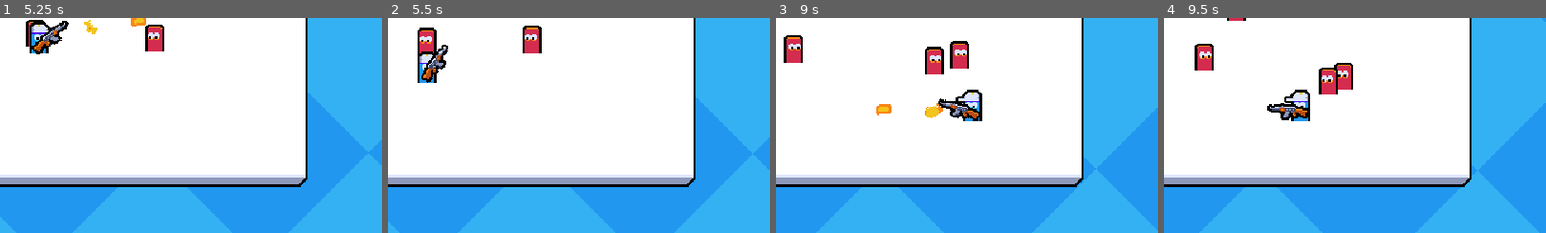
Above: before the commit, frames 1-4 (left to right).
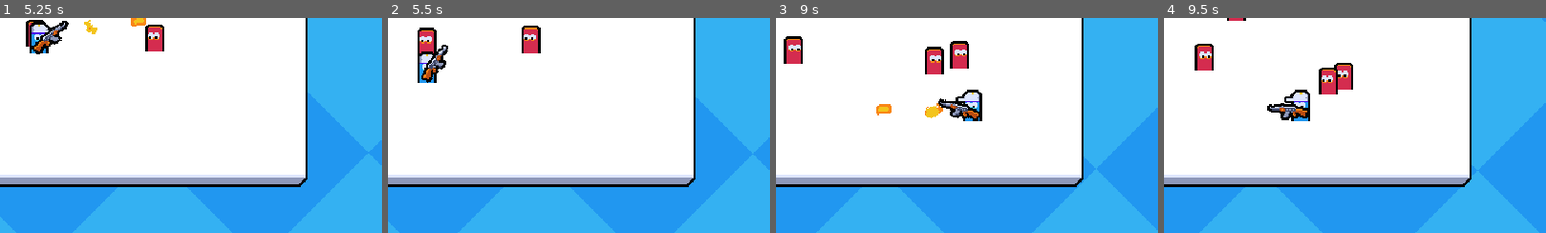
Above: after the commit, the same moments.

Repository: exglegaming/Multiplayer-Course
Game: Godot game, scene res://scenes/levels/main.tscn
Same seed, same stepped clock (60 frames per second), same inputs: the game is played once before the commit and once after it. This scene is started directly instead of the project's main scene.
Inputs (mouse positions are % of the whole screen's width and height, from its top left):
- Up to frame 1 (5.25 s): move the mouse to (72, 45) at 0.52 s; hold D (move_right) 0.53-1.28 s; click (72, 45) at 0.6 s; move the mouse to (30, 55) at 1.27 s; hold S (move_down) 1.28-2.03 s; click (30, 55) at 1.35 s; move the mouse to (60, 28) at 2.02 s; hold D (move_right) 2.03-2.78 s; click (60, 28) at 2.1 s; move the mouse to (45, 70) at 2.77 s; hold W (move_up) 2.78-3.53 s; click (45, 70) at 2.85 s; move the mouse to (80, 65) at 3.52 s; hold A (move_left) 3.53-5.03 s; click (80, 65) at 3.6 s; move the mouse to (20, 35) at 4.27 s; click (20, 35) at 4.35 s; move the mouse to (55, 50) at 5.02 s; hold S (move_down) from 5.03 s (still down); click (55, 50) at 5.1 s
- Up to frame 2 (5.5 s): keep holding S (move_down)
- Up to frame 3 (9 s): move the mouse to (35, 25) at 5.77 s; release S (move_down) at 5.78 s; hold D (move_right) 5.78-6.53 s; click (35, 25) at 5.85 s; move the mouse to (72, 45) at 6.52 s; hold W (move_up) 6.53-7.28 s; click (72, 45) at 6.6 s; move the mouse to (30, 55) at 7.27 s; hold D (move_right) 7.28-8.03 s; click (30, 55) at 7.35 s; move the mouse to (60, 28) at 8.02 s; hold S (move_down) 8.03-8.78 s; click (60, 28) at 8.1 s; move the mouse to (45, 70) at 8.77 s; hold A (move_left) from 8.78 s (still down); click (45, 70) at 8.85 s
- Up to frame 4 (9.5 s): keep holding A (move_left)
The pictures show only the part of the screen within x 45-95%, y 48-98%; the shares and areas given below are measured in that part.

Frame 1 is identical in both runs. In frame 2, 0.2% of the frame differs, in the area x 35-41%, y 3-17%; in frame 3, 0.1%; in frame 4, nothing differs.

Commit message:
added enemy state machine

Diff:
--- a/scripts/entities/enemy/enemy.gd
+++ b/scripts/entities/enemy/enemy.gd
@@ -4,7 +4,7 @@
 const PLAYER: StringName = "player"
 
 var target_position: Vector2
-var is_spawning: bool
+var state_machine: CallableStateMachine = CallableStateMachine.new()
 
 @onready var target_acquisistion_timer: Timer = $TargetAcquisitionTimer
 @onready var health_component: HealthComponent = $HealthComponent
@@ -12,65 +12,77 @@
 
 
 func _ready() -> void:
-  target_acquisistion_timer.timeout.connect(_on_target_aqcuisition_timer_timeout)
+	state_machine.add_states(state_spawn, enter_state_spawn, Callable())
+	state_machine.add_states(state_normal, enter_state_normal, Callable())
+	state_machine.set_initial_state(state_spawn)
 
-  play_spawn_animation()
+	target_acquisistion_timer.timeout.connect(_on_target_aqcuisition_timer_timeout)
 
-  if is_multiplayer_authority():
-    health_component.died.connect(_on_died)
-    acquire_target()
+	if is_multiplayer_authority():
+		health_component.died.connect(_on_died)
 
 
 func _process(_delta: float) -> void:
-  if is_multiplayer_authority() && !is_spawning:
-    velocity = global_position.direction_to(target_position) * 40
-    move_and_slide()
+	state_machine.update()
+	if is_multiplayer_authority():
+		move_and_slide()
 
-  if !is_spawning:
-    flip()
+
+func enter_state_spawn() -> void:
+	var tween: Tween = create_tween()
+	tween.tween_property(visuals, "scale", Vector2.ONE, .4)\
+		.from(Vector2.ZERO)\
+		.set_ease(Tween.EASE_OUT)\
+		.set_trans(Tween.TRANS_BACK)
+
+	await tween.finished
+	state_machine.change_state(state_normal)
+
+
+func state_spawn() -> void:
+	pass
+
+
+func enter_state_normal() -> void:
+	if is_multiplayer_authority():
+		acquire_target()
+
+
+func state_normal() -> void:
+	if is_multiplayer_authority():
+		velocity = global_position.direction_to(target_position) * 40
+	flip()
 
 
 func flip() -> void:
-  visuals.scale = Vector2.ONE if target_position.x > global_position.x else Vector2(-1, 1)
-
-
-func play_spawn_animation() -> void:
-  is_spawning = true
-  var tween: Tween = create_tween()
-  tween.tween_property(visuals, "scale", Vector2.ONE, .4)\
-    .from(Vector2.ZERO)\
-    .set_ease(Tween.EASE_OUT)\
-    .set_trans(Tween.TRANS_BACK)
-
-  await tween.finished
-  is_spawning = false
+	visuals.scale = Vector2.ONE if target_position.x > global_position.x else Vector2(-1, 1)
 
 
 func acquire_target() -> void:
-  var players := get_tree().get_nodes_in_group(PLAYER)
-  var nearest_player: Player = null
-  var nearest_squared_distance: float
+	var players := get_tree().get_nodes_in_group(PLAYER)
+	var nearest_player: Player = null
+	var nearest_squared_distance: float
 
-  for player in players:
-    if nearest_player == null:
-      nearest_player = player
-      nearest_squared_distance = nearest_player.global_position.distance_squared_to(global_position)
-      continue
+	for player in players:
+		if nearest_player == null:
+			nearest_player = player
+			nearest_squared_distance = nearest_player.global_position.distance_squared_to(global_position)
+			continue
 
-    var player_sqaured_distance: float = player.global_position.distance_squared_to(global_position)
-    if player_sqaured_distance < nearest_squared_distance:
-      nearest_squared_distance = player_sqaured_distance
-      nearest_player = player
+		var player_sqaured_distance: float = player.global_position.distance_squared_to(global_position)
+		if player_sqaured_distance < nearest_squared_distance:
+			nearest_squared_distance = player_sqaured_distance
+			nearest_player = player
 
-  if nearest_player != null:
-    target_position = nearest_player.global_position
+	if nearest_player != null:
+		target_position = nearest_player.global_position
 
 
 func _on_target_aqcuisition_timer_timeout() -> void:
-  if is_multiplayer_authority():
-    acquire_target()
+	if is_multiplayer_authority():
+		acquire_target()
 
 
 func _on_died() -> void:
-  GameEvents.emit_enemy_died()
-  queue_free()
+	GameEvents.emit_enemy_died()
+	queue_free()
--- /dev/null
+++ b/scripts/state_machine/callable_state_machine.gd
@@ -0,0 +1,50 @@
+class_name CallableStateMachine
+
+
+var state_dictionary: Dictionary = {}
+var current_state: String
+
+
+func add_states(
+	normal_state_callable: Callable,
+	enter_state_callable: Callable,
+	leave_state_callable: Callable
+) -> void:
+	state_dictionary[normal_state_callable.get_method()] = {
+		"normal": normal_state_callable,
+		"enter": enter_state_callable,
+		"leave": leave_state_callable
+	}
+
+
+func set_initial_state(state_callable: Callable) -> void:
+	var state_name: StringName = state_callable.get_method()
+	if state_dictionary.has(state_name):
+		_set_state(state_name)
+	else:
+		push_warning("No state with name " + state_name)
+
+
+func update() -> void:
+	if current_state != null:
+		(state_dictionary[current_state].normal as Callable).call()
+
+
+func change_state(state_callable: Callable) -> void:
+	var state_name: StringName = state_callable.get_method()
+	if state_dictionary.has(state_name):
+		_set_state.call_deferred(state_name)
+	else:
+		push_warning("No state with name " + state_name)
+
+
+func _set_state(state_name: String) -> void:
+	if current_state:
+		var leave_callable: Callable = state_dictionary[current_state].leave as Callable
+		if !leave_callable.is_null():
+			leave_callable.call()
+
+	current_state = state_name
+	var enter_callable: Callable = state_dictionary[current_state].enter as Callable
+	if !enter_callable.is_null():
+		enter_callable.call()
Not shown, added: scripts/state_machine/callable_state_machine.gd.uid
